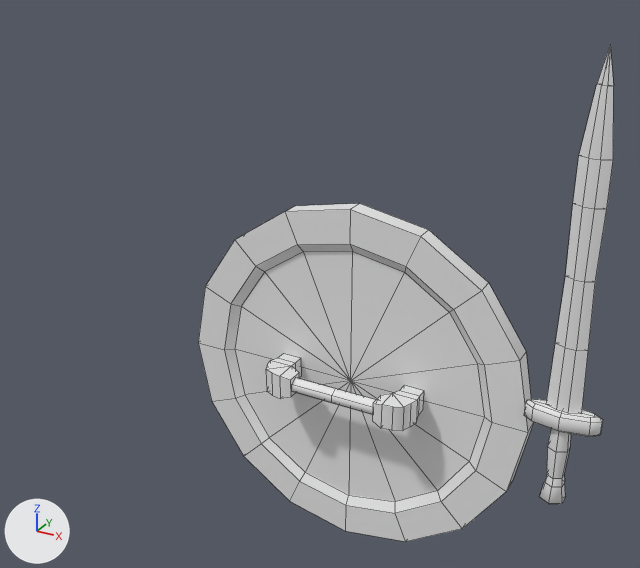
The FBX model Assets/Marijn/Models/SwordAndShield.fbx as it was, and as the next commit left it.
Camera for both pictures: a camera (50 mm lens) standing at (0.98, -1.93, 1.26) and looking at (-0.12, 0.07, 0.26). The axes (+X, +Y, +Z) are drawn at lower left. The lights are the same throughout. Mesh edges are drawn as thin lines. Where no turn or scale is listed for an object, it has been applied to the vertices.
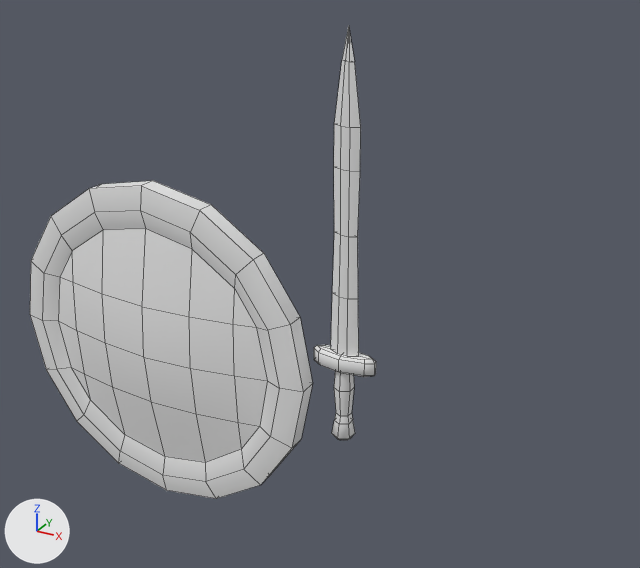
The edits, one by one:
me_circle_001 has 178 vertices, 174 faces and spans x -0.518..0.518, y -0.089..0.13, z -0.518..0.518.
me_circle_001 is used by ob_circle; location (0.0, 0.0, 0.0).
me_circle_001 part 1: the whole mesh is turned -180 degrees about the z axis through the mesh origin.
Object 'Cylinder' (ob_cylinder) moves from (0.605, 0.0, 0.0) to (0.0, 0.0, 0.0).
Object 'Circle' (ob_circle) moves from (0.0, 0.0, 0.0) to (-0.605, 0.0, 0.0).

Changed parts and their boxes [x1, y1, x2, y2] in the pictures (640 x 568 px):
'Circle', mesh turned, moved
    before: [198, 203, 534, 542]
    after: [30, 181, 313, 499]
'Cylinder', moved
    before: [524, 46, 614, 504]
    after: [314, 25, 376, 440]
